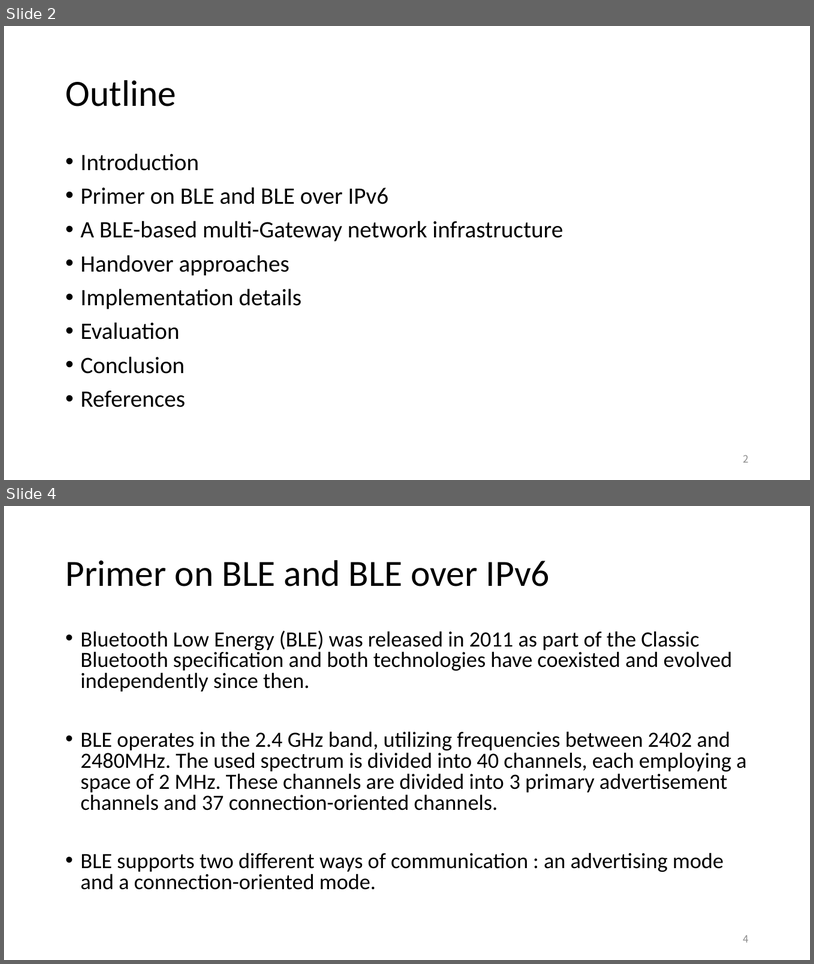
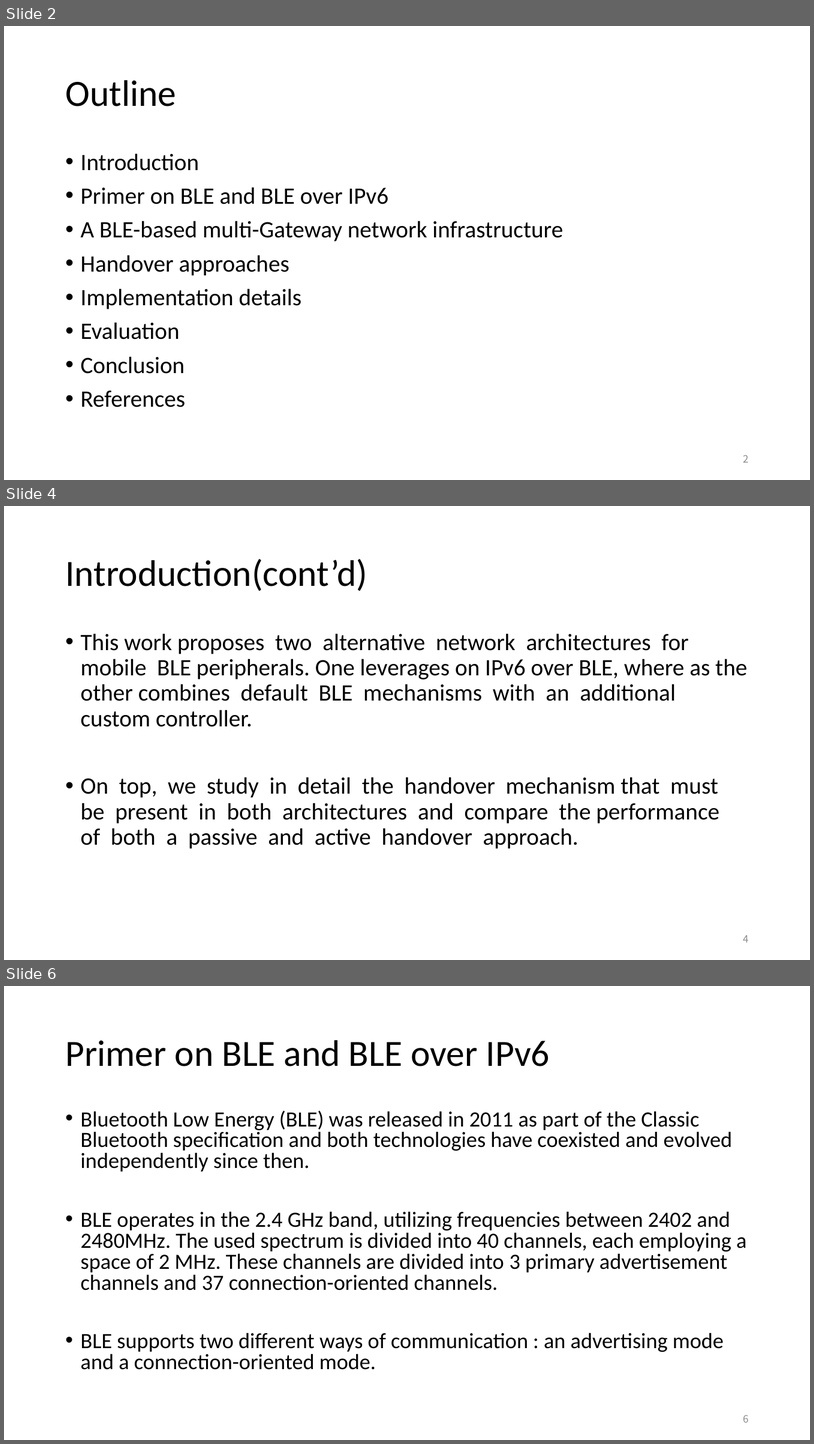
Before and after one commit to EKOISMYLOVE/NTUT_GM_PPT, a slide deck: A BLE-based multi-gateway network infrastructure with handover support for mobile BLE peripherals.pptx. Shown one above the other, each under a label of ours: slides 2 and 4 before the commit, slides 2, 4 and 6 after it; the slides between them are not shown. The pictures are 814x964 and 814x1444 pixels, drawn with LibreOffice and Linux fonts; fonts in the diff are those of the drawing. Boxes give left, top, right and bottom in pixels: in the first picture for what was removed or moved away, otherwise in the second. Text is boxed around its words. In the diff, an @@ line names an element or a change of style, - is before the commit and + after.

Commit message:
introduction finish

```diff
--- a/A BLE-based multi-gateway network infrastructure with handover support for mobile BLE peripherals.pptx
+++ b/A BLE-based multi-gateway network infrastructure with handover support for mobile BLE peripherals.pptx
@@ slide 4 added at <box>4,506,810,960</box>, background #FFFFFF @@
@@ title added at <box>65,559,368,591</box>, 44 pt, text #000000 @@
+Introduction(cont’d)
@@ text added at <box>81,633,747,849</box>, 28 pt, text #000000 @@
+• This work proposes two alternative network architectures for mobile BLE peripherals. One leverages on IPv6 over BLE, where as the other combines default BLE mechanisms with an additional custom controller.
+• On top, we study in detail the handover mechanism that must be present in both architectures and compare the performance of both a passive and active handover approach.
@@ page number added at <box>743,935,749,942</box>, 12 pt, text #8C8C8C @@
+4
@@ what was slide 4 is now slide 6 @@
@@ page number at <box>743,1414,749,1422</box>: text changed @@
-4
+6
```
Also in this commit, not shown: 3 other slides added, 1 slide removed.
